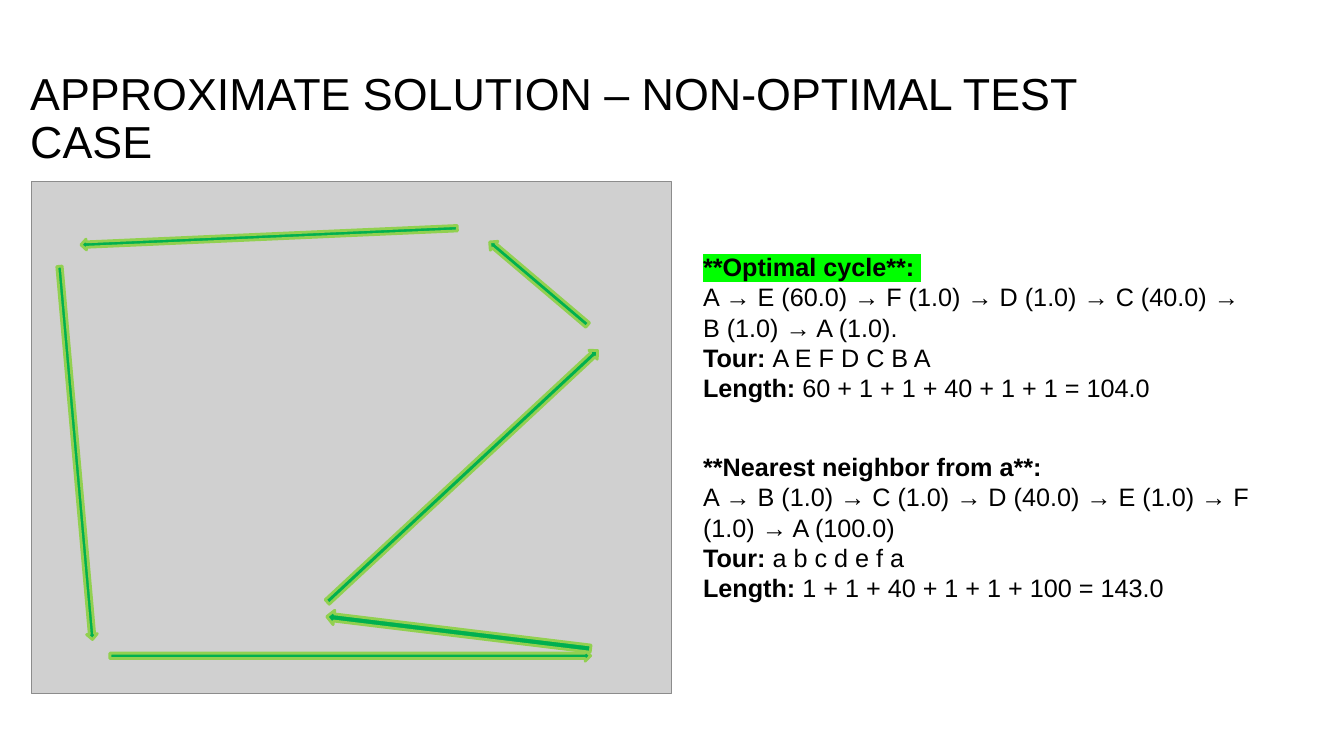
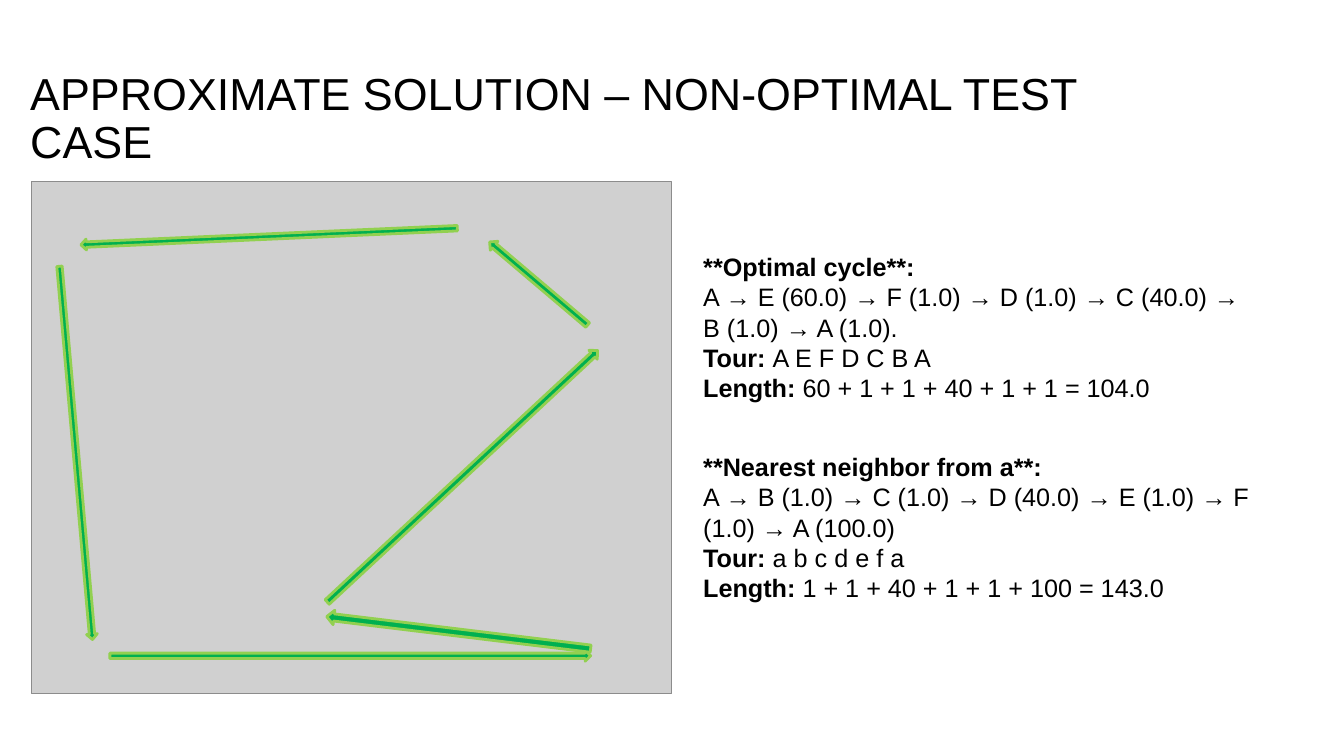
Before and after one commit to PictureOfGray/CS412-Team-NAME, a slide deck: slide 15 of presentations/TeamNAMETSP.pptx. Drawn at 1344x756 pixels with LibreOffice and Linux fonts; fonts in the diff are those of the drawing; grey boxes stand for pictures; background and template pictures are left out. Boxes give left, top, right and bottom in pixels: in the first picture for what was removed or moved away, otherwise in the second. Text is boxed around its words. In the diff, an @@ line names an element or a change of style, - is before the commit and + after.

```diff
--- a/presentations/TeamNAMETSP.pptx
+++ b/presentations/TeamNAMETSP.pptx
@@ text at bbox=[703, 257, 1207, 342]: highlight #00FF00 to none in "**Optimal cycle**:" @@
```
Also in this commit, not shown: 16 other slides changed, 5 slides added, 9 slides removed.
